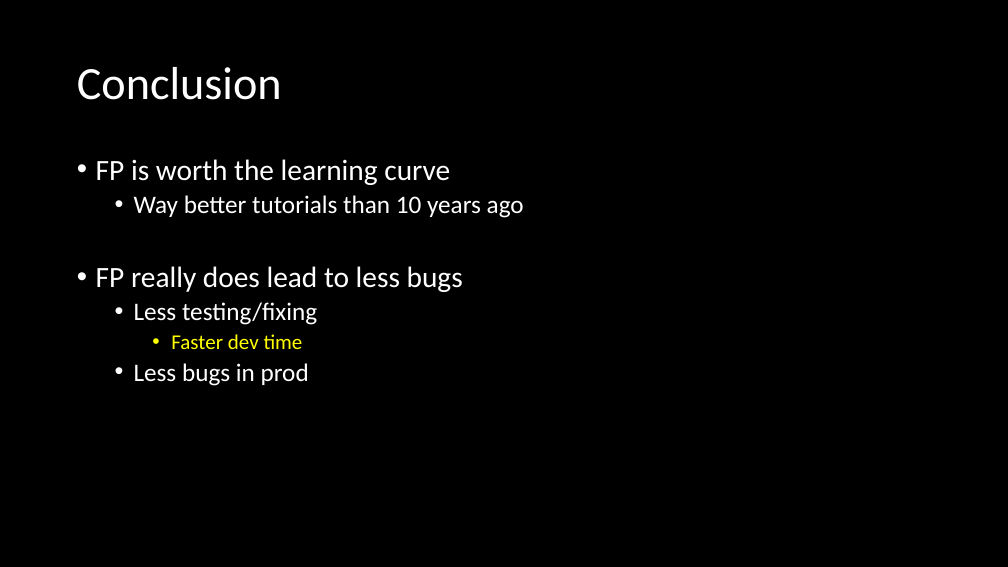
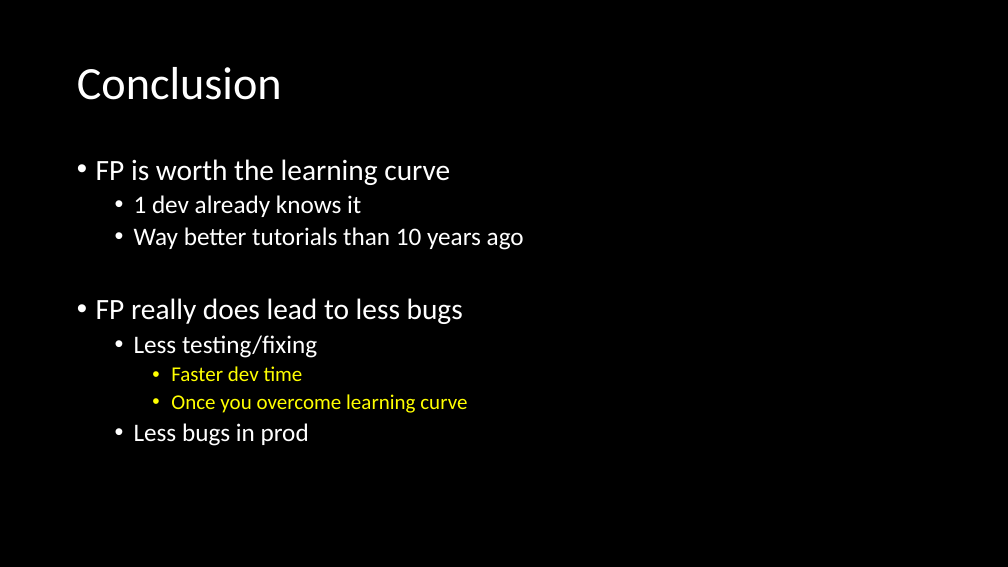
Before and after one commit to jaydpather/FSharpETLDemo, a slide deck: slide 12 of presentations/FSharpETLDemo.pptx (slide 13 before the commit). Drawn at 1008x567 pixels with LibreOffice and Linux fonts; fonts in the diff are those of the drawing. Boxes give left, top, right and bottom in pixels: in the first picture for what was removed or moved away, otherwise in the second. Text is boxed around its words. In the diff, an @@ line names an element or a change of style, - is before the commit and + after.

```diff
--- a/presentations/FSharpETLDemo.pptx
+++ b/presentations/FSharpETLDemo.pptx
@@ text at (x1=134, y1=195, x2=361, y2=217): paragraph added @@
+  • 1 dev already knows it
@@ text at (x1=171, y1=394, x2=467, y2=413): paragraph added @@
+    • Once you overcome learning curve
```
Also in this commit, not shown: 4 other slides changed, 3 slides added, 3 slides removed, 5 other files.
